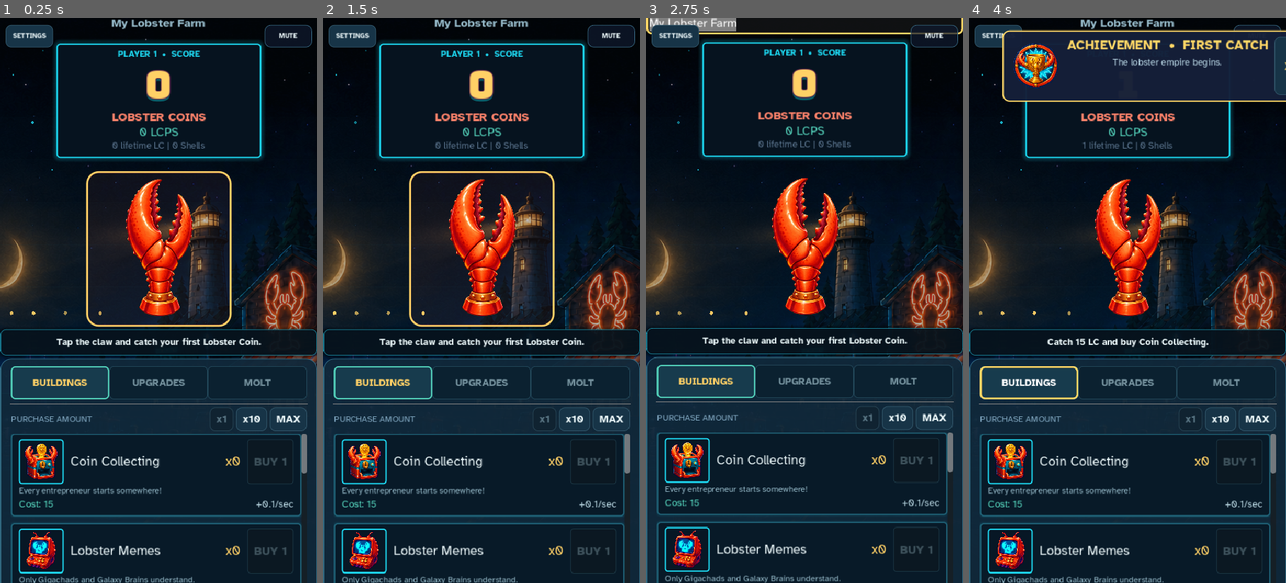
Above: before the commit, frames 1-4 (left to right).
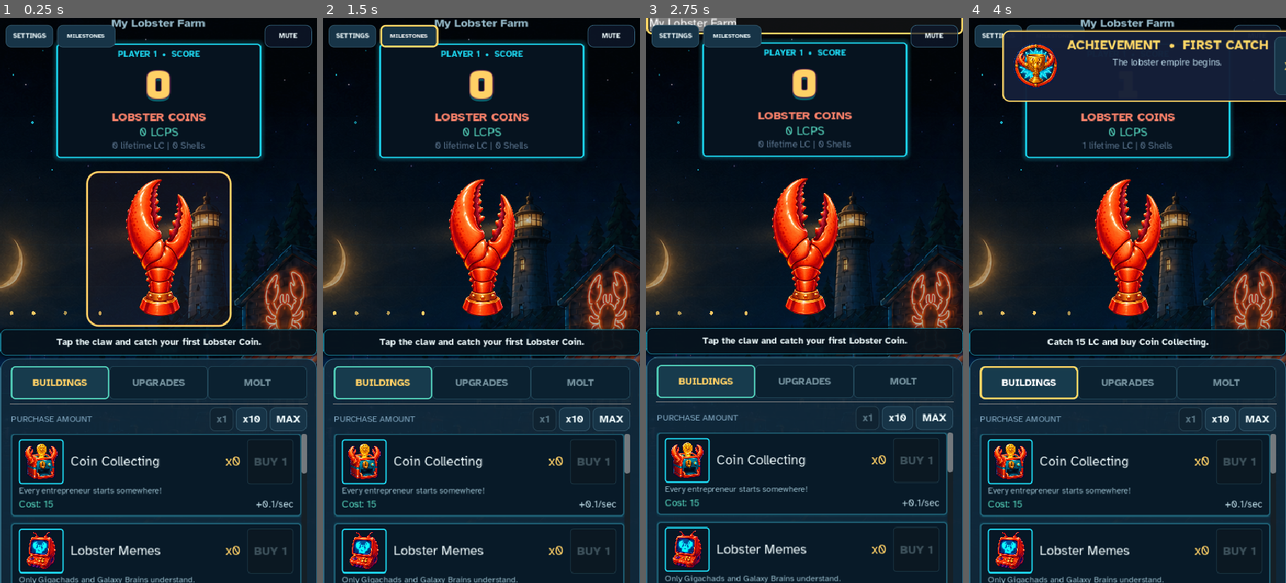
Above: after the commit, the same moments.

Repository: thecryptomasters/lobster-clicker
Game: Godot game, scene res://scenes/main.tscn
The game is run twice, just before and just after one commit, with the same random seed, the same clock (stepped at 60 frames per second) and the same inputs.
Inputs (mouse positions are in pixels of both pictures, inside the frame that each line leads up to):
- Up to frame 1 (0.25 s): no input
- Up to frame 2 (1.5 s): click (408, 34) at 0.5 s, where only the run after the commit has a clickable "MILESTONES"; click (478, 486) at 1.25 s, where only the run after the commit has a clickable "DONE"
- Up to frame 3 (2.75 s): click "My Lobster Farm" at 2 s
- Up to frame 4 (4 s): click (1127, 249) at 2.75 s; click "BUILDINGS" at 3.5 s

The runs differ from the first frame. In frame 1, 0.7% of the frame differs, in the area x 17-37%, y 1-6%; in frame 2, 1.5%, in the area x 17-74%, y 1-55%; in frame 3, 0.7%; in frame 4, 0.2%.

Commit message:
Add milestone collection cabinet

Diff:
--- a/scenes/main.gd
+++ b/scenes/main.gd
@@ -96,6 +96,7 @@
 
 var mute_button: Button
 var settings_button: Button
+var milestones_button: Button
 var _music_muted: bool = false
 var _toast_panel: PanelContainer
 var _toast_tween: Tween
@@ -167,6 +168,7 @@
 	_music_muted = GameManager.music_muted
 	_create_mute_button()
 	_create_settings_button()
+	_create_milestones_button()
 	_create_sfx_pool()
 	_style_buy_capsule_button()
 	_style_buy_premium_button()
@@ -362,6 +364,11 @@
 	settings_button.offset_left = 12.0 if desktop else 8.0
 	settings_button.offset_right = settings_button.offset_left + button_width
 	settings_button.add_theme_font_size_override("font_size", 13 if desktop else 10)
+	var milestone_width := 116.0 if desktop else 88.0
+	milestones_button.custom_minimum_size.x = milestone_width
+	milestones_button.offset_left = settings_button.offset_right + (8.0 if desktop else 6.0)
+	milestones_button.offset_right = milestones_button.offset_left + milestone_width
+	milestones_button.add_theme_font_size_override("font_size", 12 if desktop else 9)
 	mute_button.custom_minimum_size.x = button_width
 	mute_button.anchor_left = right_anchor
 	mute_button.anchor_right = right_anchor
@@ -687,6 +694,127 @@
 	settings_button.add_theme_font_size_override("font_size", 13)
 	settings_button.pressed.connect(_show_settings_dialog)
 	add_child(settings_button)
+
+func _create_milestones_button() -> void:
+	milestones_button = Button.new()
+	milestones_button.name = "MilestonesButton"
+	milestones_button.text = "MILESTONES"
+	milestones_button.tooltip_text = "View earned and locked milestones"
+	milestones_button.custom_minimum_size = Vector2(116, 34)
+	milestones_button.focus_mode = Control.FOCUS_ALL
+	milestones_button.z_index = 20
+	milestones_button.anchor_left = 0.0
+	milestones_button.anchor_right = 0.0
+	milestones_button.anchor_top = 0.0
+	milestones_button.anchor_bottom = 0.0
+	milestones_button.offset_left = 116.0
+	milestones_button.offset_right = 232.0
+	milestones_button.offset_top = 10.0
+	milestones_button.offset_bottom = 44.0
+	milestones_button.add_theme_font_size_override("font_size", 12)
+	milestones_button.pressed.connect(_show_milestones_dialog)
+	add_child(milestones_button)
+
+func _show_milestones_dialog() -> void:
+	var dialog := AcceptDialog.new()
+	dialog.name = "MilestonesDialog"
+	dialog.title = "Milestones"
+	dialog.ok_button_text = "DONE"
+	dialog.close_requested.connect(dialog.queue_free)
+	dialog.confirmed.connect(dialog.queue_free)
+
+	var outer := VBoxContainer.new()
+	outer.add_theme_constant_override("separation", 10)
+	var earned_count := 0
+	for achievement in GameManager.ACHIEVEMENT_DEFS:
+		if GameManager.achievements.get(achievement["id"], false):
+			earned_count += 1
+	var progress := Label.new()
+	progress.name = "MilestoneProgress"
+	progress.text = "%d / %d EARNED" % [earned_count, GameManager.ACHIEVEMENT_DEFS.size()]
+	progress.horizontal_alignment = HORIZONTAL_ALIGNMENT_CENTER
+	progress.add_theme_font_override("font", DisplayFont)
+	progress.add_theme_font_size_override("font_size", 22)
+	progress.add_theme_color_override("font_color", COIN_GOLD)
+	outer.add_child(progress)
+
+	var intro := Label.new()
+	intro.text = "Your permanent Harbor Hall of Fame"
+	intro.horizontal_alignment = HORIZONTAL_ALIGNMENT_CENTER
+	intro.add_theme_color_override("font_color", SEAFOAM)
+	outer.add_child(intro)
+
+	var scroll := ScrollContainer.new()
+	scroll.name = "MilestoneScroll"
+	scroll.size_flags_vertical = Control.SIZE_EXPAND_FILL
+	scroll.custom_minimum_size = Vector2(0, minf(440.0, get_viewport_rect().size.y - 180.0))
+	outer.add_child(scroll)
+	var list := VBoxContainer.new()
+	list.name = "MilestoneList"
+	list.size_flags_horizontal = Control.SIZE_EXPAND_FILL
+	list.add_theme_constant_override("separation", 8)
+	scroll.add_child(list)
+
+	for achievement in GameManager.ACHIEVEMENT_DEFS:
+		var earned: bool = GameManager.achievements.get(achievement["id"], false)
+		var card := PanelContainer.new()
+		card.name = "Milestone_%s" % achievement["id"]
+		var card_style := StyleBoxFlat.new()
+		card_style.bg_color = Color(0.06, 0.11, 0.19, 0.97) if earned else Color(0.035, 0.055, 0.09, 0.94)
+		card_style.border_width_left = 2
+		card_style.border_width_top = 2
+		card_style.border_width_right = 2
+		card_style.border_width_bottom = 2
+		card_style.border_color = COIN_GOLD if earned else Color(0.20, 0.29, 0.36, 0.9)
+		card_style.corner_radius_top_left = 9
+		card_style.corner_radius_top_right = 9
+		card_style.corner_radius_bottom_left = 9
+		card_style.corner_radius_bottom_right = 9
+		card_style.content_margin_left = 10.0
+		card_style.content_margin_right = 10.0
+		card_style.content_margin_top = 8.0
+		card_style.content_margin_bottom = 8.0
+		card.add_theme_stylebox_override("panel", card_style)
+		var row := HBoxContainer.new()
+		row.add_theme_constant_override("separation", 10)
+		var medal := TextureRect.new()
+		medal.texture = AchievementMedalIcon
+		medal.custom_minimum_size = Vector2(58, 58)
+		medal.expand_mode = TextureRect.EXPAND_IGNORE_SIZE
+		medal.stretch_mode = TextureRect.STRETCH_KEEP_ASPECT_CENTERED
+		medal.modulate = Color.WHITE if earned else Color(0.25, 0.31, 0.38, 0.6)
+		medal.mouse_filter = Control.MOUSE_FILTER_IGNORE
+		row.add_child(medal)
+		var text_box := VBoxContainer.new()
+		text_box.size_flags_horizontal = Control.SIZE_EXPAND_FILL
+		var name_label := Label.new()
+		name_label.text = achievement["title"]
+		name_label.add_theme_font_override("font", UiBoldFont)
+		name_label.add_theme_font_size_override("font_size", 17)
+		name_label.add_theme_color_override("font_color", COIN_GOLD if earned else Color("#8aa0ad"))
+		text_box.add_child(name_label)
+		var detail := Label.new()
+		detail.text = achievement["desc"] if earned else achievement["hint"]
+		detail.autowrap_mode = TextServer.AUTOWRAP_WORD_SMART
+		detail.add_theme_font_size_override("font_size", 13)
+		detail.add_theme_color_override("font_color", Color("#d8edf4") if earned else Color("#78909c"))
+		text_box.add_child(detail)
+		row.add_child(text_box)
+		var state := Label.new()
+		state.text = "EARNED" if earned else "LOCKED"
+		state.vertical_alignment = VERTICAL_ALIGNMENT_CENTER
+		state.add_theme_font_override("font", UiBoldFont)
+		state.add_theme_font_size_override("font_size", 12)
+		state.add_theme_color_override("font_color", SEAFOAM if earned else Color("#667788"))
+		row.add_child(state)
+		card.add_child(row)
+		list.add_child(card)
+
+	dialog.add_child(outer)
+	add_child(dialog)
+	var viewport_size := get_viewport_rect().size
+	dialog.popup_centered(Vector2i(mini(620, int(viewport_size.x) - 24), mini(620, int(viewport_size.y) - 32)))
+	dialog.get_ok_button().grab_focus()
 
 func _show_settings_dialog() -> void:
 	var dialog := AcceptDialog.new()
--- a/scripts/game_manager.gd
+++ b/scripts/game_manager.gd
@@ -10,6 +10,19 @@
 signal premium_boost_activated(boost: Dictionary)
 signal transaction_completed()
 signal achievement_unlocked(id: String, title: String, desc: String)
+
+const ACHIEVEMENT_DEFS: Array[Dictionary] = [
+	{"id": "first_catch", "title": "First Catch", "desc": "The lobster empire begins.", "hint": "Catch your first Lobster Coin."},
+	{"id": "tiny_fleet", "title": "Tiny Fleet", "desc": "Your first automated collector is on deck.", "hint": "Buy your first business."},
+	{"id": "ten_on_deck", "title": "Ten on Deck", "desc": "A full crew is working the waters.", "hint": "Own ten of one business."},
+	{"id": "disco_lobster", "title": "Disco Lobster", "desc": "The beat boosts your claw and funds the next purchase.", "hint": "Keep pinching. Something strange is stirring..."},
+	{"id": "night_shift", "title": "Night Shift", "desc": "Your crew kept working while you were away.", "hint": "Return after your harbor has worked offline."},
+	{"id": "harbor_lights", "title": "Harbor Lights", "desc": "Four businesses now glow along the waterfront.", "hint": "Operate four kinds of business."},
+	{"id": "neon_empire", "title": "Neon Empire", "desc": "The midnight harbor has become an economic spectacle.", "hint": "Operate seven kinds of business."},
+	{"id": "full_harbor", "title": "Full Harbor", "desc": "Every corner of the lobster empire is online.", "hint": "Operate every kind of business."},
+	{"id": "century_wharf", "title": "Century Wharf", "desc": "One hundred operations are working the water.", "hint": "Own one hundred businesses in total."},
+	{"id": "first_molt", "title": "Fresh Shell", "desc": "The farm begins again, stronger than before.", "hint": "Complete your first Molt."},
+]
 signal objective_changed(text: String)
 signal rare_event_triggered(event: Dictionary)
 signal purchase_mode_changed(mode: int)
--- a/tests/run_tests.gd
+++ b/tests/run_tests.gd
@@ -405,6 +405,17 @@
 			close_milestone_button.pressed.emit()
 			await get_tree().process_frame
 			_expect(not is_instance_valid(milestone_popup), "milestone popup closes only after player dismissal")
+	_expect(main_ui.milestones_button != null and main_ui.milestones_button.text == "MILESTONES", "milestone collection is discoverable from the main HUD")
+	main_ui._show_milestones_dialog()
+	var milestones_dialog = main_ui.find_child("MilestonesDialog", false, false)
+	_expect(milestones_dialog != null and milestones_dialog.visible, "milestone cabinet opens from the player interface")
+	if milestones_dialog:
+		var milestone_list = milestones_dialog.find_child("MilestoneList", true, false)
+		_expect(milestone_list != null and milestone_list.get_child_count() == GameManager.ACHIEVEMENT_DEFS.size(), "milestone cabinet shows every tracked achievement")
+		var tiny_fleet_card = milestones_dialog.find_child("Milestone_tiny_fleet", true, false)
+		_expect(tiny_fleet_card != null, "earned milestone appears in the cabinet")
+		milestones_dialog.queue_free()
+		await get_tree().process_frame
 	var burst_uses_geometry := purchase_burst != null
 	if purchase_burst:
 		for burst_particle in purchase_burst.get_children():
Not shown, changed: export/index.html
Not shown, changed: export/index.pck
